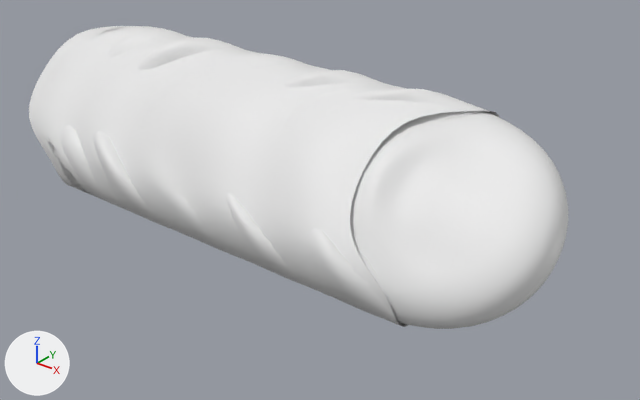
An edit to the Blender file 2.7/Welder/weld.blend, drawn before and after from the same camera.
Both versions are drawn from a camera (50 mm lens) standing at (0.064, -0.0554, 0.0341) and looking at (0.0163, 0.0043, -0.0029). Arrows for +X, +Y and +Z are at lower left; the lights stay in place.

The first picture shows 'Weld_1', 'Weld_3', 'Weld_4', 'Weld_5'.
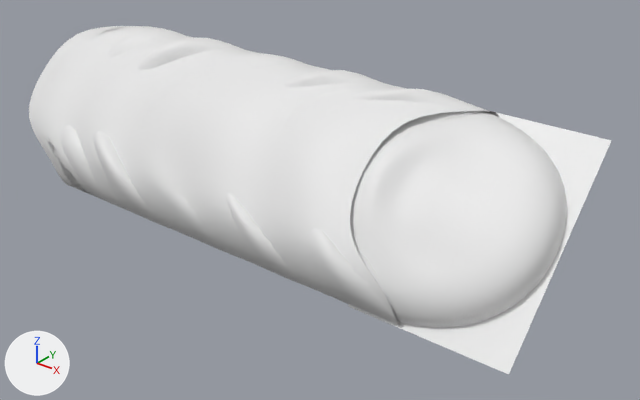
Commit message: added simplified plane based spline creation ability

The change, as a list of edits to the scene's bpy script:
```text
Add me_plane:
    me_plane.from_pydata([(-0.015, 0.0071, -0.0071), (0.0, -0.0071, 0.0071), (0.0, 0.0071, -0.0071), (-0.015, -0.0071, 0.0071)], [], [(3, 0, 2, 1)])
Add ob_weld_plain:
    ob_weld_plain = bpy.data.objects.new('Weld_plain', me_plane)
    ob_weld_plain.location = (0.04135, 0.00255, 0.0007)
    ob_weld_plain.rotation_euler = (-1.571, 0.0, 0.0)  # degrees (-90, 0, 0)
```

What differs and where, as boxes (x1, y1, x2, y2) in the pictures (640 x 400 px):
'Weld_plain', added
    after: (348, 113, 611, 374)
